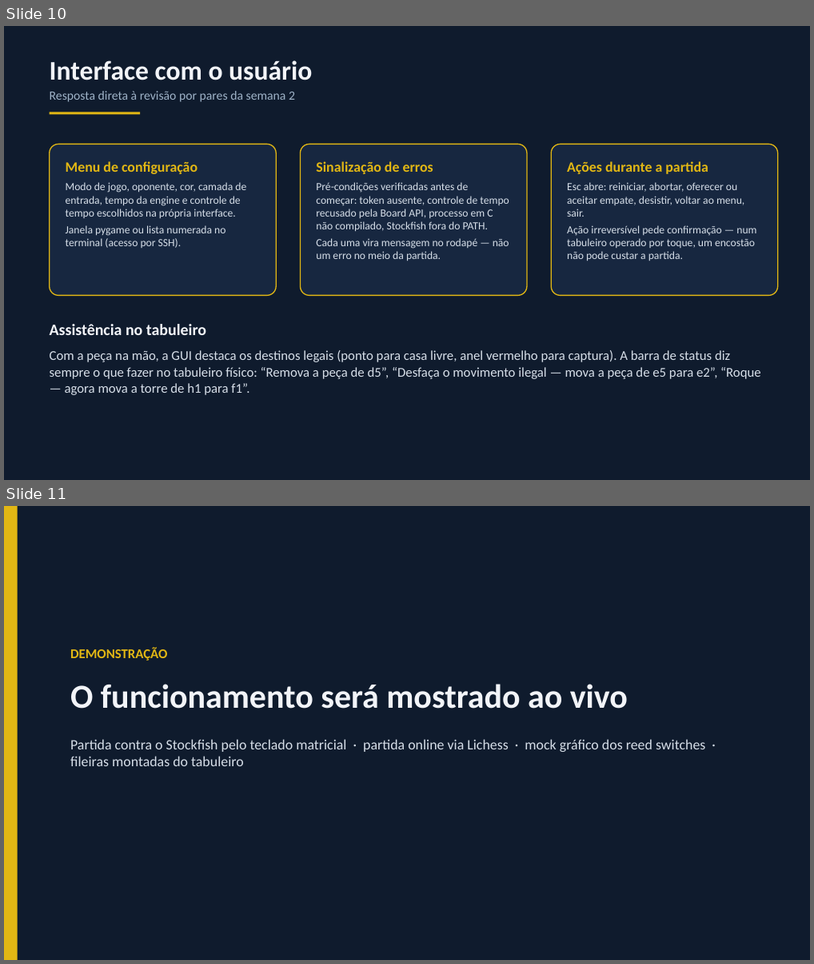
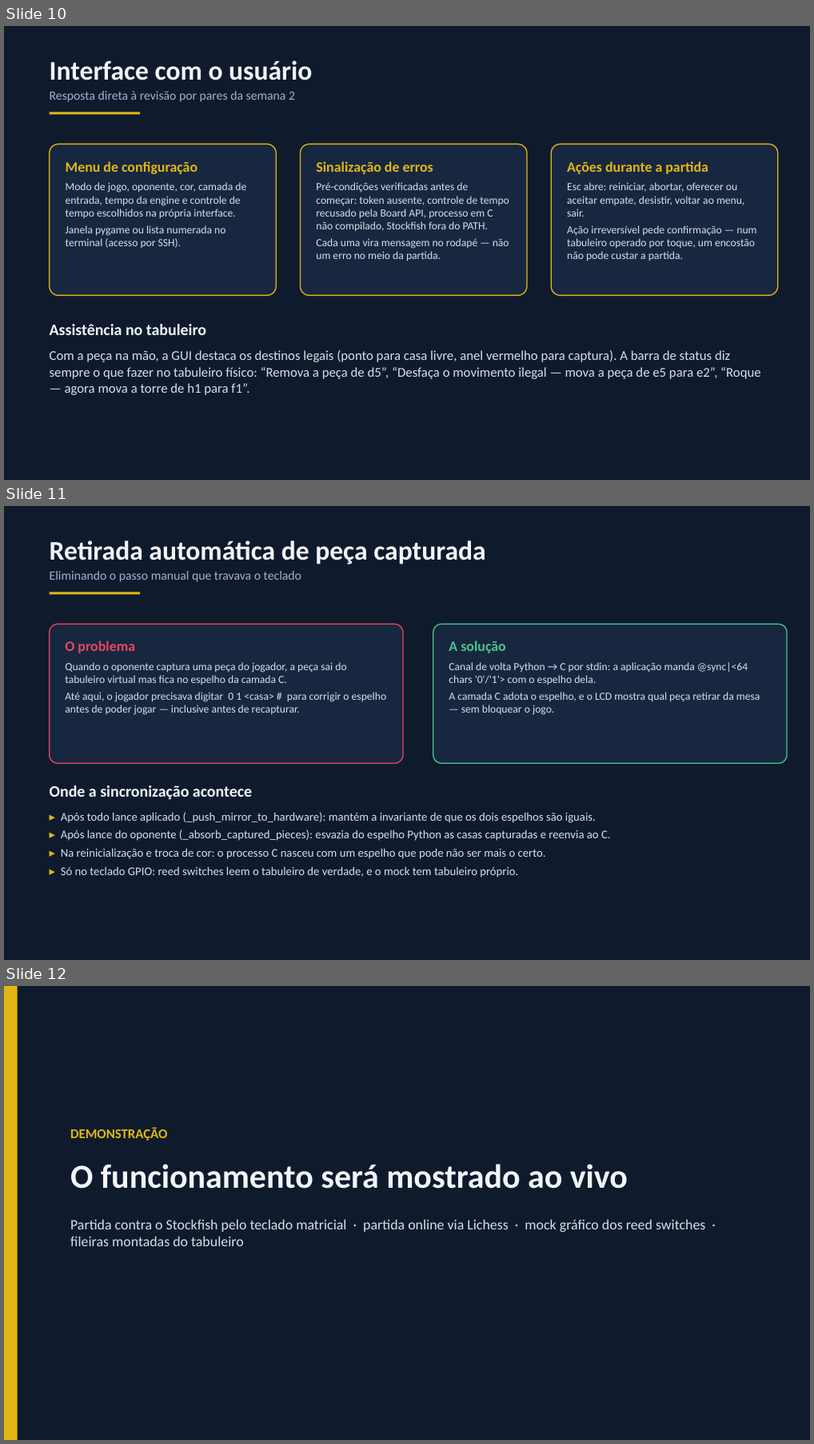
Before and after one commit to Betoh-20/PCS3732-Prockfish, a slide deck: docs/Apresentacao-Final.pptx. Shown one above the other, each under a label of ours: slides 10 and 11 before the commit, slides 10, 11 and 12 after it. The pictures are 814x964 and 814x1444 pixels, drawn with LibreOffice and Linux fonts; fonts in the diff are those of the drawing. Boxes give left, top, right and bottom in pixels: in the first picture for what was removed or moved away, otherwise in the second. Text is boxed around its words. In the diff, an @@ line names an element or a change of style, - is before the commit and + after.

Commit message:
Apresentação: slide da retirada automática de peça capturada
- Novo slide s11 (captura automática): problema, solução (@sync) e
  pontos de sincronização
- s07 (IPC): bloco mono do canal de volta @sync|... e menção no cartão
  do teclado
- s13 (testes): 5 suítes (inclui test_keypad_capture.py), evidências
  atualizadas
- s14 (rastreabilidade): RNF3 cita espelho bidirecional
- s15 (dificuldades): divergência resolvida com canal @sync
- s16 (considerações finais): menciona o fechamento do atrito de
  usabilidade do teclado
- 17 slides (antes 16)

```diff
--- a/docs/Apresentacao-Final.pptx
+++ b/docs/Apresentacao-Final.pptx
@@ slide 11 added at (x1=4, y1=506, x2=810, y2=960), background #FFFFFF @@
@@ rectangle added at (x1=4, y1=506, x2=810, y2=960), fill #0F1B2D @@
@@ text added at (x1=50, y1=540, x2=486, y2=582), 15 pt, text #9FB3C8 @@
+Retirada automática de peça capturada
+Eliminando o passo manual que travava o teclado
@@ rectangle added at (x1=50, y1=592, x2=140, y2=594), fill #E2B714 @@
@@ rounded rectangle added at (x1=50, y1=624, x2=403, y2=763), fill #172740, outline #E94560 1.25 pt, 13 pt, text #D6DEE8 @@
+O problema
+Quando o oponente captura uma peça do jogador, a peça sai do tabuleiro virtual mas fica no espelho da camada C.
+Até aqui, o jogador precisava digitar 0 1 <casa> # para corrigir o espelho antes de poder jogar — inclusive antes de recapturar.
@@ rounded rectangle added at (x1=434, y1=624, x2=787, y2=763), fill #172740, outline #4CC38A 1.25 pt, 13 pt, text #D6DEE8 @@
+A solução
+Canal de volta Python → C por stdin: a aplicação manda @sync|<64 chars '0'/'1'> com o espelho dela.
+A camada C adota o espelho, e o LCD mostra qual peça retirar da mesa — sem bloquear o jogo.
@@ text added at (x1=50, y1=785, x2=611, y2=877), 14 pt, text #D6DEE8 @@
+Onde a sincronização acontece
+▸ Após todo lance aplicado (_push_mirror_to_hardware): mantém a invariante de que os dois espelhos são iguais.
+▸ Após lance do oponente (_absorb_captured_pieces): esvazia do espelho Python as casas capturadas e reenvia ao C.
+▸ Na reinicialização e troca de cor: o processo C nasceu com um espelho que pode não ser mais o certo.
+▸ Só no teclado GPIO: reed switches leem o tabuleiro de verdade, e o mock tem tabuleiro próprio.
@@ what was slide 11 is now slide 12 @@
```
Also in this commit, not shown: 5 slides changed, 1 other file.
